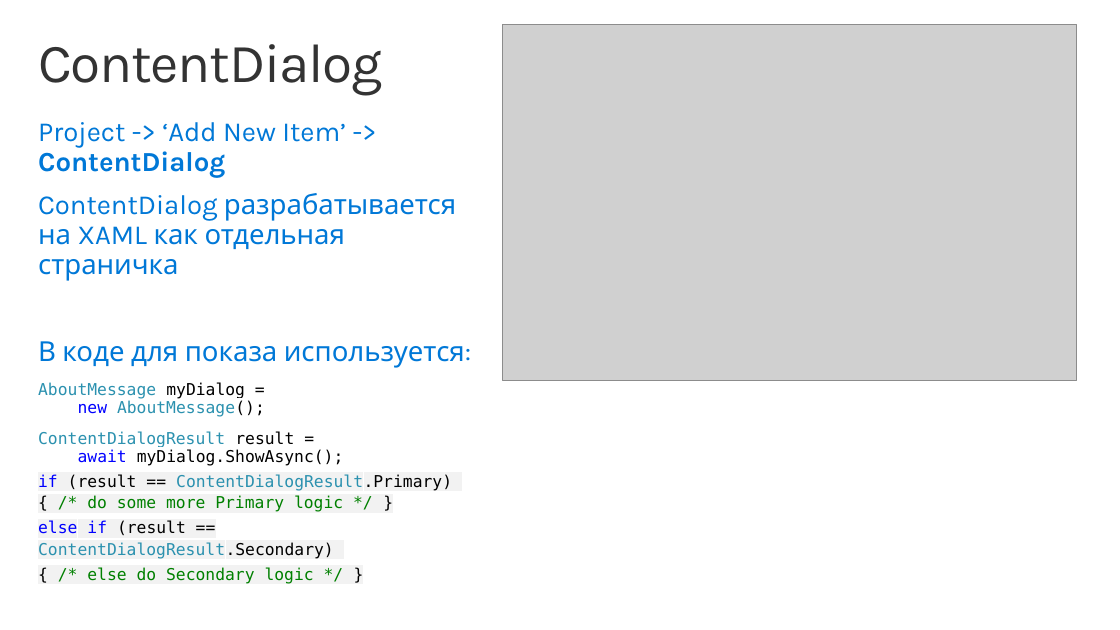
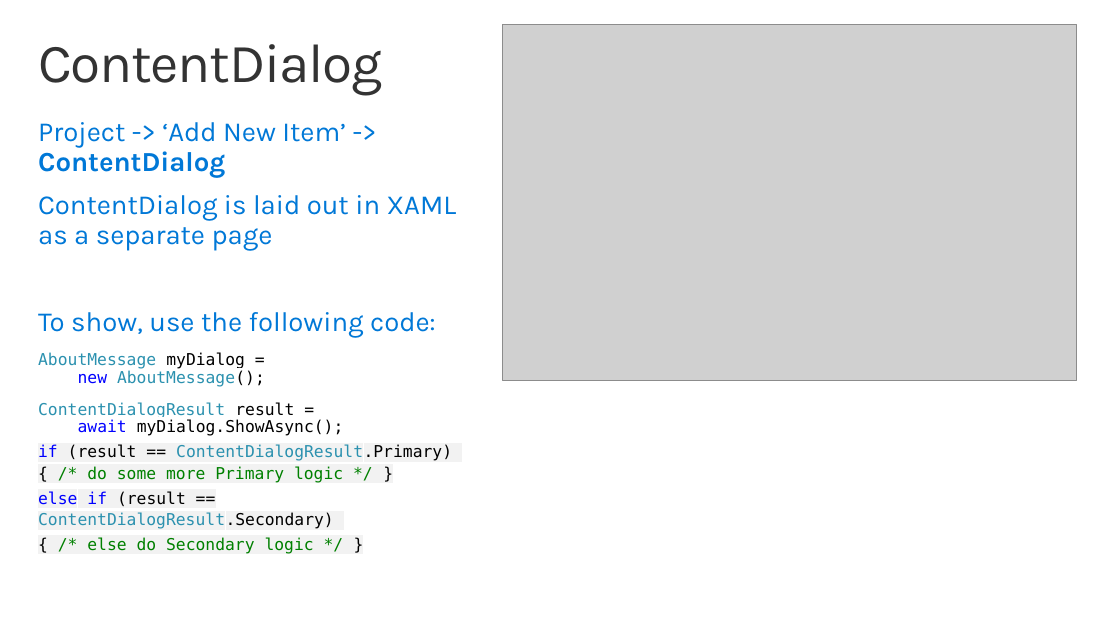
Before and after one commit to evangelism/Win10UWPCourse, a slide deck: slide 11 of 01. Introduction to UWP/1a. XAML Controls.pptx. Drawn at 1120x630 pixels with LibreOffice and Linux fonts; fonts in the diff are those of the drawing; grey boxes stand for pictures; background and template pictures are left out. Boxes give left, top, right and bottom in pixels: in the first picture for what was removed or moved away, otherwise in the second. Text is boxed around its words. In the diff, an @@ line names an element or a change of style, - is before the commit and + after.

```diff
--- a/01. Introduction to UWP/1a. XAML Controls.pptx
+++ b/01. Introduction to UWP/1a. XAML Controls.pptx
@@ text at [38,195,457,338]: text changed @@
-ContentDialog разрабатывается на XAML как отдельная страничка
-В коде для показа используется:
+ContentDialog is laid out in XAML as a separate page
+To show, use the following code:
```
Also in this commit, not shown: 10 other slides changed, 1 slide added, 1 slide removed, 15 other files.
